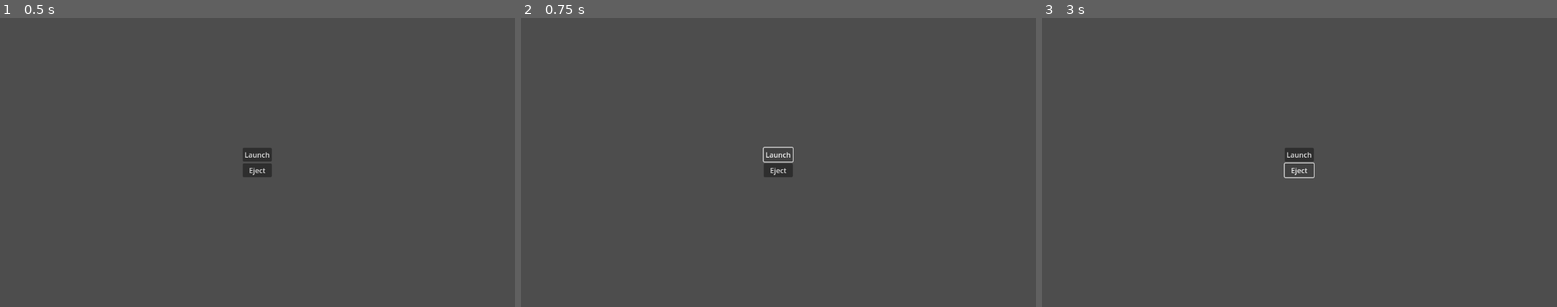
Above: before the commit, frames 1-3 (left to right).
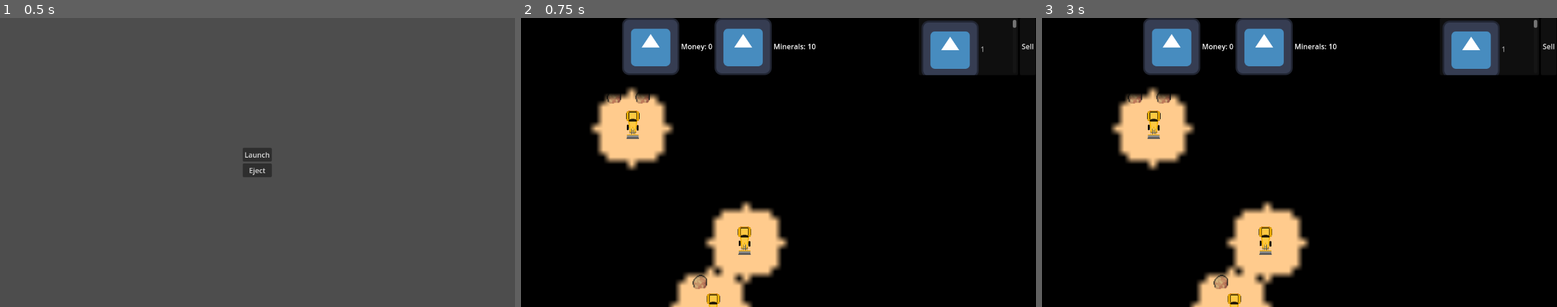
Above: after the commit, the same moments.

Repository: mwheatcs/lithosphere.io
Game: Godot game, scene res://scenes/menu.tscn
Two runs of this game, one before a commit and one after it. Both use one fixed random seed, a clock stepped at 60 frames per second and the inputs below. The engine's default icon, where the game draws it, is replaced by a stand-in: a white triangle on a blue panel in a dark square.
Inputs (mouse positions are in pixels of both pictures, inside the frame that each line leads up to):
- Up to frame 1 (0.5 s): no input
- Up to frame 2 (0.75 s): click "Launch" at 0.5 s
- Up to frame 3 (3 s): click "Launch" (after the commit: "Sell") at 1.25 s; click (1170, 46) at 2.02 s; click "Eject" (after the commit: "Sell") at 2.75 s

Frame 1 is identical in both runs. In frame 2, 97% of the frame differs, in the area x 0-100%, y 0-100%; in frame 3, 97%.

Commit message:
add pause menu blur

Diff:
--- a/scenes/menu.tscn
+++ b/scenes/menu.tscn
@@ -1,7 +1,6 @@
-[gd_scene load_steps=3 format=3 uid="uid://dsuhx0qtb8rg0"]
+[gd_scene load_steps=2 format=3 uid="uid://dsuhx0qtb8rg0"]
 
-[ext_resource type="Script" uid="uid://bh5lxqy6adfbg" path="res://scenes/scene_changer.gd" id="1_yqeox"]
-[ext_resource type="Script" uid="uid://dqyqyqa6dkbop" path="res://scenes/exit.gd" id="2_vjb58"]
+[ext_resource type="Script" uid="uid://8okma4e0wgoq" path="res://scenes/start_menu.gd" id="1_con2f"]
 
 [node name="Menu" type="Control"]
 layout_mode = 3
@@ -10,6 +9,7 @@
 anchor_bottom = 1.0
 grow_horizontal = 2
 grow_vertical = 2
+script = ExtResource("1_con2f")
 
 [node name="HBoxContainer" type="HBoxContainer" parent="."]
 layout_mode = 1
@@ -33,12 +33,10 @@
 [node name="Start" type="Button" parent="HBoxContainer/VBoxContainer"]
 layout_mode = 2
 text = "Launch"
-script = ExtResource("1_yqeox")
 
 [node name="Exit" type="Button" parent="HBoxContainer/VBoxContainer"]
 layout_mode = 2
 text = "Eject"
-script = ExtResource("2_vjb58")
 
 [node name="Control2" type="Control" parent="HBoxContainer/VBoxContainer"]
 layout_mode = 2
@@ -48,5 +46,7 @@
 layout_mode = 2
 size_flags_horizontal = 3
 
+[connection signal="pressed" from="HBoxContainer/VBoxContainer/Start" to="." method="_on_start_pressed"]
 [connection signal="pressed" from="HBoxContainer/VBoxContainer/Start" to="HBoxContainer/VBoxContainer/Start" method="_on_pressed"]
+[connection signal="pressed" from="HBoxContainer/VBoxContainer/Exit" to="." method="_on_exit_pressed"]
 [connection signal="pressed" from="HBoxContainer/VBoxContainer/Exit" to="HBoxContainer/VBoxContainer/Exit" method="_on_pressed"]
--- /dev/null
+++ b/scenes/pause_menu.gd
@@ -0,0 +1,35 @@
+extends Control
+
+func _ready() -> void:
+	%PauseMenuButtons.visible = false
+	$AnimationPlayer.play("RESET")
+
+func _process(_delta) -> void:
+	testEsc()
+
+
+func resume():
+	get_tree().paused = false
+	%PauseMenuButtons.visible = false
+	$AnimationPlayer.play_backwards("blur")
+
+
+func pause():
+	get_tree().paused = true
+	%PauseMenuButtons.visible = true
+	$AnimationPlayer.play("blur")
+
+
+func testEsc():
+	if Input.is_action_just_pressed("Pause"):
+		if get_tree().paused == false:
+			pause()
+		else:
+			resume()
+
+func _on_quit_pressed() -> void:
+	get_tree().quit()
+
+
+func _on_resume_pressed() -> void:
+	resume()
--- /dev/null
+++ b/scenes/pause_menu.tscn
@@ -0,0 +1,111 @@
+[gd_scene load_steps=7 format=3 uid="uid://ct4040pqhvgjk"]
+
+[ext_resource type="Script" uid="uid://cefk04t4tkmaq" path="res://scenes/pause_menu.gd" id="1_nwcfo"]
+[ext_resource type="Shader" uid="uid://dpuvmy6es77gd" path="res://shaders/blur.gdshader" id="2_05uyy"]
+
+[sub_resource type="ShaderMaterial" id="ShaderMaterial_myx47"]
+shader = ExtResource("2_05uyy")
+shader_parameter/lod = 0.0
+
+[sub_resource type="Animation" id="Animation_d3xb4"]
+length = 0.001
+tracks/0/type = "bezier"
+tracks/0/imported = false
+tracks/0/enabled = true
+tracks/0/path = NodePath("ColorRect:material:shader_parameter/lod")
+tracks/0/interp = 1
+tracks/0/loop_wrap = true
+tracks/0/keys = {
+"handle_modes": PackedInt32Array(0),
+"points": PackedFloat32Array(0, -0.15, 0, 0.15, 0),
+"times": PackedFloat32Array(0)
+}
+
+[sub_resource type="Animation" id="Animation_2nc7s"]
+resource_name = "blur"
+length = 0.3
+tracks/0/type = "bezier"
+tracks/0/imported = false
+tracks/0/enabled = true
+tracks/0/path = NodePath("ColorRect:material:shader_parameter/lod")
+tracks/0/interp = 1
+tracks/0/loop_wrap = true
+tracks/0/keys = {
+"handle_modes": PackedInt32Array(0, 0),
+"points": PackedFloat32Array(0, -0.15, 0, 0.15, 0, 0.847, -0.15, 0, 0.15, 0),
+"times": PackedFloat32Array(0, 0.3)
+}
+
+[sub_resource type="AnimationLibrary" id="AnimationLibrary_mxa3g"]
+_data = {
+&"RESET": SubResource("Animation_d3xb4"),
+&"blur": SubResource("Animation_2nc7s")
+}
+
+[node name="PauseMenu" type="Control"]
+process_mode = 3
+layout_mode = 3
+anchors_preset = 15
+anchor_right = 1.0
+anchor_bottom = 1.0
+grow_horizontal = 2
+grow_vertical = 2
+script = ExtResource("1_nwcfo")
+
+[node name="ColorRect" type="ColorRect" parent="."]
+material = SubResource("ShaderMaterial_myx47")
+layout_mode = 2
+offset_right = 1152.0
+offset_bottom = 648.0
+grow_horizontal = 2
+grow_vertical = 2
+color = Color(0.780206, 0.96156, 1.54018e-06, 1)
+
+[node name="CanvasLayer" type="CanvasLayer" parent="."]
+layer = 52
+
+[node name="MarginContainer" type="MarginContainer" parent="CanvasLayer"]
+anchors_preset = 15
+anchor_right = 1.0
+anchor_bottom = 1.0
+grow_horizontal = 2
+grow_vertical = 2
+
+[node name="HBoxContainer" type="HBoxContainer" parent="CanvasLayer/MarginContainer"]
+layout_mode = 2
+
+[node name="Control" type="Control" parent="CanvasLayer/MarginContainer/HBoxContainer"]
+layout_mode = 2
+size_flags_horizontal = 3
+
+[node name="PauseMenuButtons" type="VBoxContainer" parent="CanvasLayer/MarginContainer/HBoxContainer"]
+unique_name_in_owner = true
+layout_mode = 2
+
+[node name="Control" type="Control" parent="CanvasLayer/MarginContainer/HBoxContainer/PauseMenuButtons"]
+layout_mode = 2
+size_flags_vertical = 3
+
+[node name="Resume" type="Button" parent="CanvasLayer/MarginContainer/HBoxContainer/PauseMenuButtons"]
+layout_mode = 2
+text = "Resume"
+
+[node name="Quit" type="Button" parent="CanvasLayer/MarginContainer/HBoxContainer/PauseMenuButtons"]
+layout_mode = 2
+text = "Quit"
+
+[node name="Control2" type="Control" parent="CanvasLayer/MarginContainer/HBoxContainer/PauseMenuButtons"]
+layout_mode = 2
+size_flags_vertical = 3
+
+[node name="Control2" type="Control" parent="CanvasLayer/MarginContainer/HBoxContainer"]
+layout_mode = 2
+size_flags_horizontal = 3
+
+[node name="AnimationPlayer" type="AnimationPlayer" parent="."]
+libraries = {
+&"": SubResource("AnimationLibrary_mxa3g")
+}
+
+[connection signal="pressed" from="CanvasLayer/MarginContainer/HBoxContainer/PauseMenuButtons/Resume" to="." method="_on_resume_pressed"]
+[connection signal="pressed" from="CanvasLayer/MarginContainer/HBoxContainer/PauseMenuButtons/Quit" to="." method="_on_quit_pressed"]
--- /dev/null
+++ b/shaders/blur.gdshader
@@ -0,0 +1,16 @@
+shader_type canvas_item;
+
+uniform sampler2D SCREEN_TEXTURE: hint_screen_texture, filter_linear_mipmap;
+
+uniform float lod: hint_range(0.0, 5) = 0.0;
+
+void fragment() {
+	// Called for every pixel the material is visible on.
+	vec4 color = texture(SCREEN_TEXTURE, SCREEN_UV, lod);
+	COLOR = color;
+}
+
+//void light() {
+//	// Called for every pixel for every light affecting the CanvasItem.
+//	// Uncomment to replace the default light processing function with this one.
+//}
Not shown, added: scenes/pause_menu.gd.uid
Not shown, added: shaders/blur.gdshader.uid
